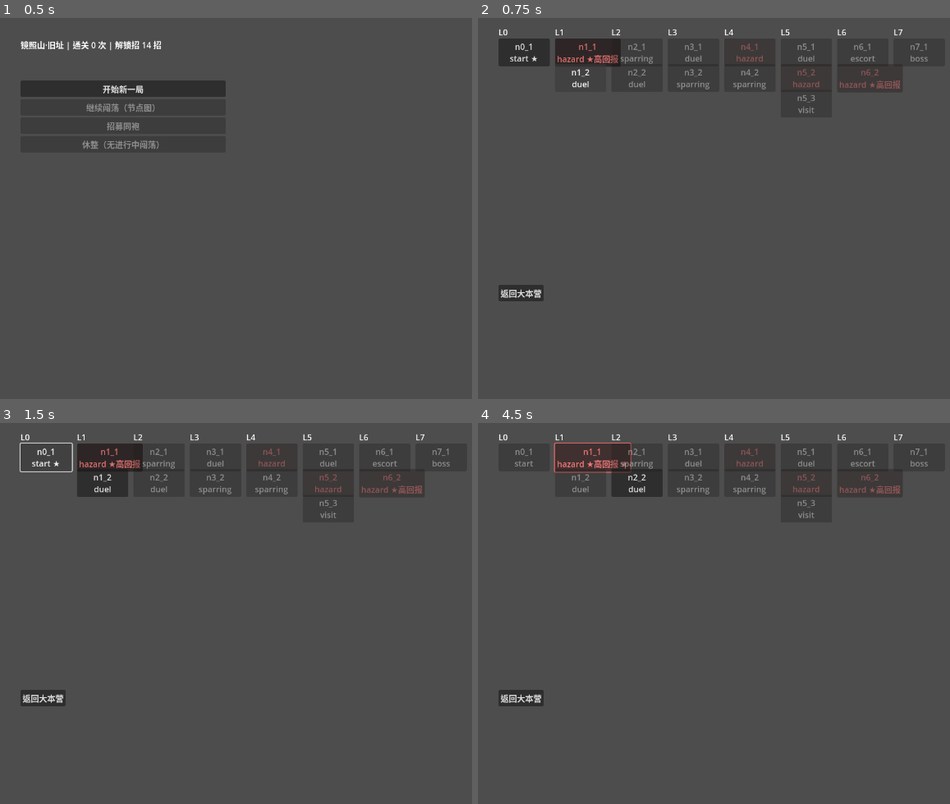
Above: before the commit, frames 1-4 (two rows, left to right).
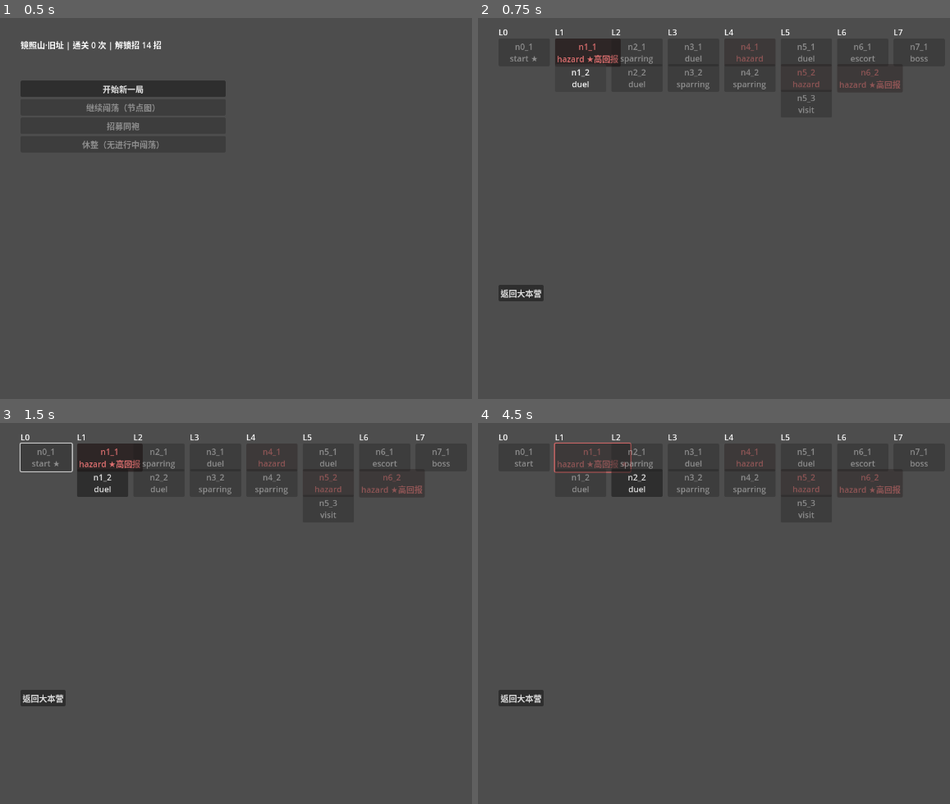
Above: after the commit, the same moments.

Repository: xieyj22/zhaizhao
Game: Godot game, scene res://src/scenes/hub/hub.tscn
Two runs of this game, one before a commit and one after it. Both use one fixed random seed, a clock stepped at 60 frames per second and the inputs below.
Inputs (mouse positions are in pixels of both pictures, inside the frame that each line leads up to):
- Up to frame 1 (0.5 s): no input
- Up to frame 2 (0.75 s): click "开始新一局" at 0.5 s
- Up to frame 3 (1.5 s): click (47, 457) at 1.25 s, where only the run before the commit has a clickable "n0_1 start ★"
- Up to frame 4 (4.5 s): click (525, 457) at 2 s, where only the run before the commit has a clickable "n0_1 start ★"; click "n1_1 hazard ★高回报" at 2.75 s; click "撤退（本场不算）" at 3.5 s; click (591, 457) at 4.25 s, where only the run before the commit has a clickable "n1_1 hazard ★高回报 ★"

Frame 1 is identical in both runs. In frame 2, less than 0.1% of the frame differs, in the area x 6-13%, y 6-12%; in frame 3, less than 0.1%; in frame 4, 0.2%, in the area x 16-32%, y 6-12%.

Commit message:
fix(map): 当前节点禁用免误点 + survive_loss 退回章首可换路 — 玩家验收
两 bug:
1. 点'n0_1 start'(当前节点★)没反应:当前节点 enabled 但无 pressed handler。
   map.gd else 分支 btn.disabled=true(含当前节点,灰掉免误点)。
2. 普通节点(n1_1)败后只能走 n2_2、到不了 n1_2/n2_1:survive_loss 没动 current_node_id,
   玩家卡在战败节点、只能沿其 DAG 后继走,换不了路。修:survive_loss 末尾清 current_node_id=''
   →下次进 map 由 place_at_chapter_start 重定位 L0,可换条路绕过战败节点。harness _fight_battle
   镜像(survive_loss 后 place_at_chapter_start 重定位续跑)。
+test_survive_loss 断言 current_node_id 清空. GUT 346/346 绿,平衡不变。

Diff:
--- a/src/meta/run_flow.gd
+++ b/src/meta/run_flow.gd
@@ -161,6 +161,9 @@
 			run.player_roster[i] = pd
 			break
 	cull_dead_allies(run)
+	# 残息退回章首：清 current_node_id，下次进 map 由 place_at_chapter_start 重定位 L0，
+	# 玩家可换条路绕过战败节点（此前卡在战败节点只能沿其 DAG 后继走，换不了路）。
+	run.current_node_id = ""
 
 ## 进入章节图：若 current_node_id 为空（在 hub），定位到当前章 L0 起点节点。
 ## 幂等——已在某节点时（如战斗后返回 map）不动。map 场景 _ready 调用。
--- a/src/playtest/meta_loop_harness.gd
+++ b/src/playtest/meta_loop_harness.gd
@@ -214,6 +214,7 @@
 	# option B 软失败镜像：普通节点败北 → 主角残息续跑（boss 败仍由下轮 is_run_over 判死→protagonist_dead）
 	if oc == BattleState.Outcome.TEAM1_WIN and node_type != "boss":
 		RunFlow.survive_loss(run)
+		RunFlow.place_at_chapter_start(run)   # 镜像真实 map._ready：survive_loss 清了 current_node_id，重定位 L0 续跑
 	if node_type == "boss":
 		match oc:
 			BattleState.Outcome.TEAM0_WIN:
--- a/src/scenes/map/map.gd
+++ b/src/scenes/map/map.gd
@@ -40,11 +40,11 @@
 			var visited := RunFlow.is_visited(run, id)
 			if visited and id != run.current_node_id:
 				btn.text += " ✓"   # 已通关可回放
-			# 可点：DAG 前进可达，或已通关（回放）。当前节点无自环、不可重复进。
+			# 可点：DAG 前进可达，或已通关（回放）。当前节点无自环、不可点自己→disabled。
 			if RunFlow.can_advance_node(run, id) or (visited and id != run.current_node_id):
 				btn.pressed.connect(_on_enter_node.bind(id))
 			else:
-				btn.disabled = (id != run.current_node_id)
+				btn.disabled = true   # 含当前节点（★ 无自环，点了没反应→灰掉免困惑）
 			_layer.add_child(btn)
 	var back := Button.new(); back.position = Vector2(40, 520); back.text = "返回大本营"
 	back.pressed.connect(func(): get_tree().change_scene_to_file("res://src/scenes/hub/hub.tscn"))
--- a/tests/test_run_flow.gd
+++ b/tests/test_run_flow.gd
@@ -243,6 +243,7 @@
 func test_survive_loss_revives_protagonist_and_culls_dead_allies():
 	var run := RunState.new()
 	run.player_roster = _dead_roster()
+	run.current_node_id = "n1_1"   # 模拟在战败的 hazard 节点
 	RunFlow.survive_loss(run)
 	var prot: Dictionary = {}
 	for pd in run.player_roster:
@@ -254,6 +255,7 @@
 	assert_eq(int(prot.get("opening", 99)), 0, "破绽清零")
 	assert_eq(run.player_roster.size(), 2, "死亡 ally 剔除（主角 + 存活 ally）")
 	assert_false(RunFlow.is_run_over(run), "主角活 → 局未结束（可继续闯）")
+	assert_eq(run.current_node_id, "", "survive_loss 退回章首（清 current_node_id，可换路绕过战败节点）")
 
 # —— 已通关节点可回放（玩家验收：想重玩之前的节点）——
 
